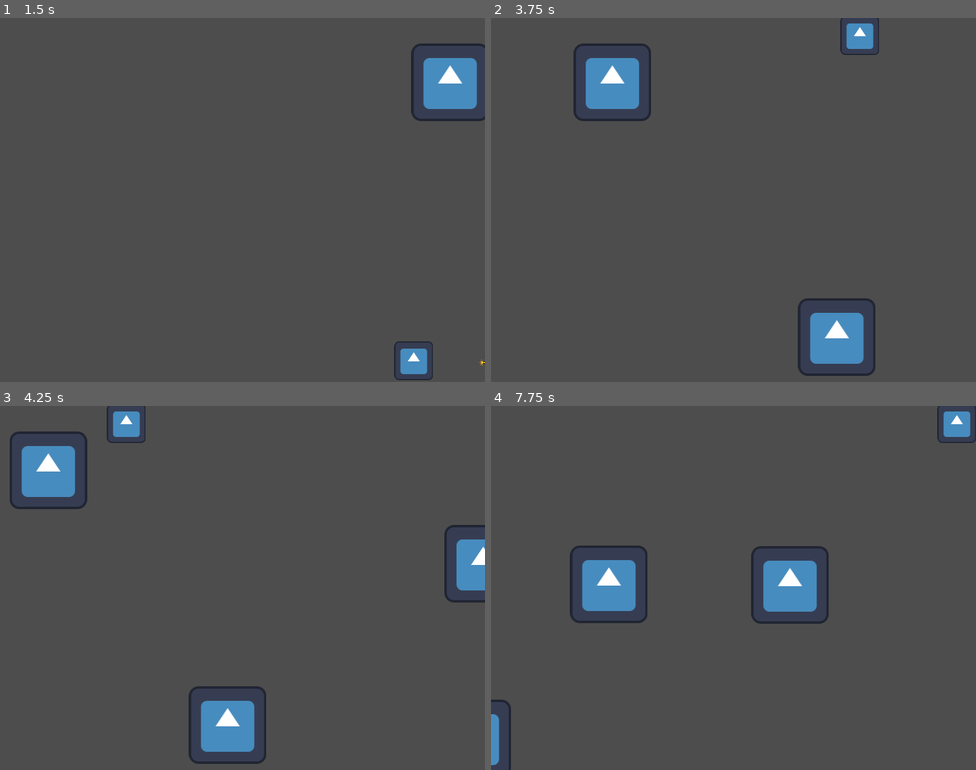
Above: before the commit, frames 1-4 (two rows, left to right).
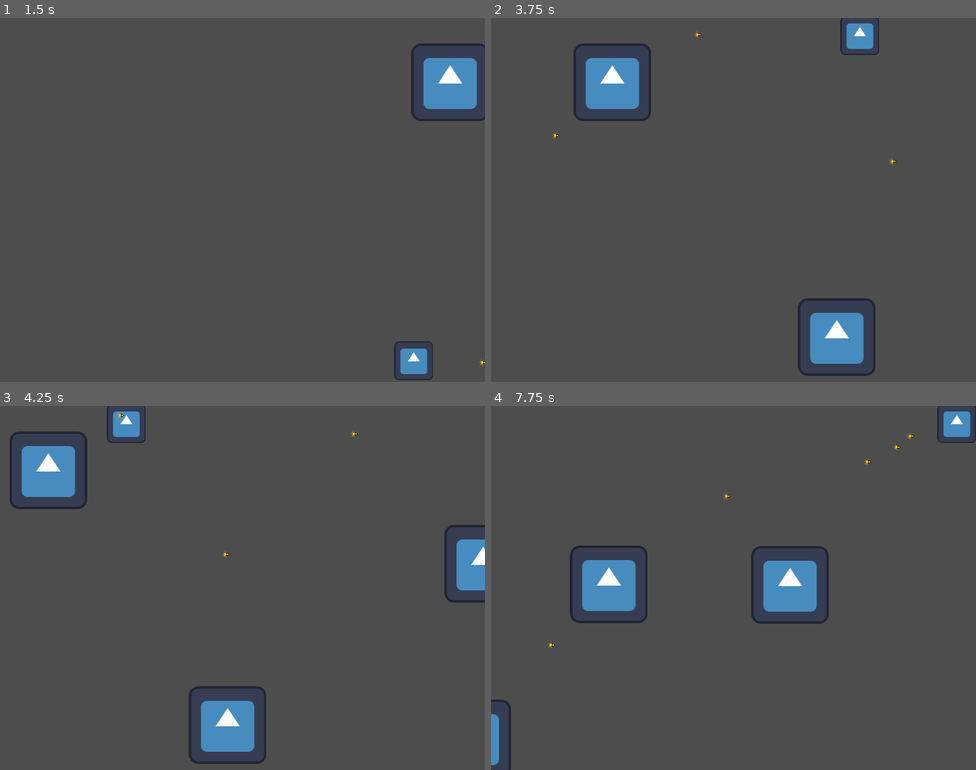
Above: after the commit, the same moments.

Repository: quentinams/chrono-sprinter
Game: Godot game, scene res://scene/main.tscn
Two runs of this game, one before a commit and one after it. Both use one fixed random seed, a clock stepped at 60 frames per second and the inputs below. This scene is started directly instead of the project's main scene. The engine's default icon, where the game draws it, is replaced by a stand-in: a white triangle on a blue panel in a dark square.
Inputs:
- Up to frame 1 (1.5 s): tap Enter at 0.5 s; hold D (player_right) 0.53-1.28 s; tap Space (player_shoot) at 0.6, 1.35 s; hold S (player_down) from 1.28 s (still down)
- Up to frame 2 (3.75 s): release S (player_down) at 2.03 s; hold D (player_right) 2.03-2.78 s; tap Space (player_shoot) at 2.1, 2.85, 3.6 s; hold W (player_up) 2.78-3.53 s; hold A (player_left) from 3.53 s (still down)
- Up to frame 3 (4.25 s): keep holding A (player_left)
- Up to frame 4 (7.75 s): tap Space (player_shoot) every 0.75 s from 4.35 to 7.35 s; release A (player_left) at 5.03 s; hold S (player_down) 5.03-5.78 s; hold D (player_right) 5.78-6.53 s; hold W (player_up) 6.53-7.28 s; hold D (player_right) from 7.28 s (still down)

Frame 1 is identical in both runs. In frame 2, less than 0.1% of the frame differs, in the area x 12-84%, y 3-41%; in frame 3, less than 0.1%; in frame 4, less than 0.1%, in the area x 11-88%, y 7-67%.

Commit message:
enemy shoot

Diff:
--- a/scene/enemy.gd
+++ b/scene/enemy.gd
@@ -1,16 +1,31 @@
 extends Node2D
 
+var bullet = preload("res://scene/bullet.tscn")
 var speed
 var velocity
-
 # Called when the node enters the scene tree for the first time.
 func _ready():
+	get_node("shoot_cooldown").start()
 	pass # Replace with function body.
 
-
+func shoot_player():
+	var new_bullet = bullet.instantiate()
+	var player = get_parent().get_node("Player")
+	new_bullet.global_position = self.global_position
+	new_bullet.velocity = Vector2(1000,0).rotated((player.global_position - new_bullet.position).angle())
+	get_parent().add_child(new_bullet)
+	pass
 # Called every frame. 'delta' is the elapsed time since the previous frame.
 func _process(delta):
 	position += velocity * delta
 	if global_position.x < -128:
 		queue_free()
 	pass
+
+
+
+func _on_shoot_cooldown_timeout():
+	shoot_player()
+	get_node("shoot_cooldown").stop()
+	get_node("shoot_cooldown").start()
+	pass # Replace with function body.
--- a/scene/enemy.tscn
+++ b/scene/enemy.tscn
@@ -9,3 +9,8 @@
 [node name="Sprite2D" type="Sprite2D" parent="."]
 position = Vector2(63, 66)
 texture = ExtResource("1_04jo0")
+
+[node name="shoot_cooldown" type="Timer" parent="."]
+wait_time = 0.5
+
+[connection signal="timeout" from="shoot_cooldown" to="." method="_on_shoot_cooldown_timeout"]
